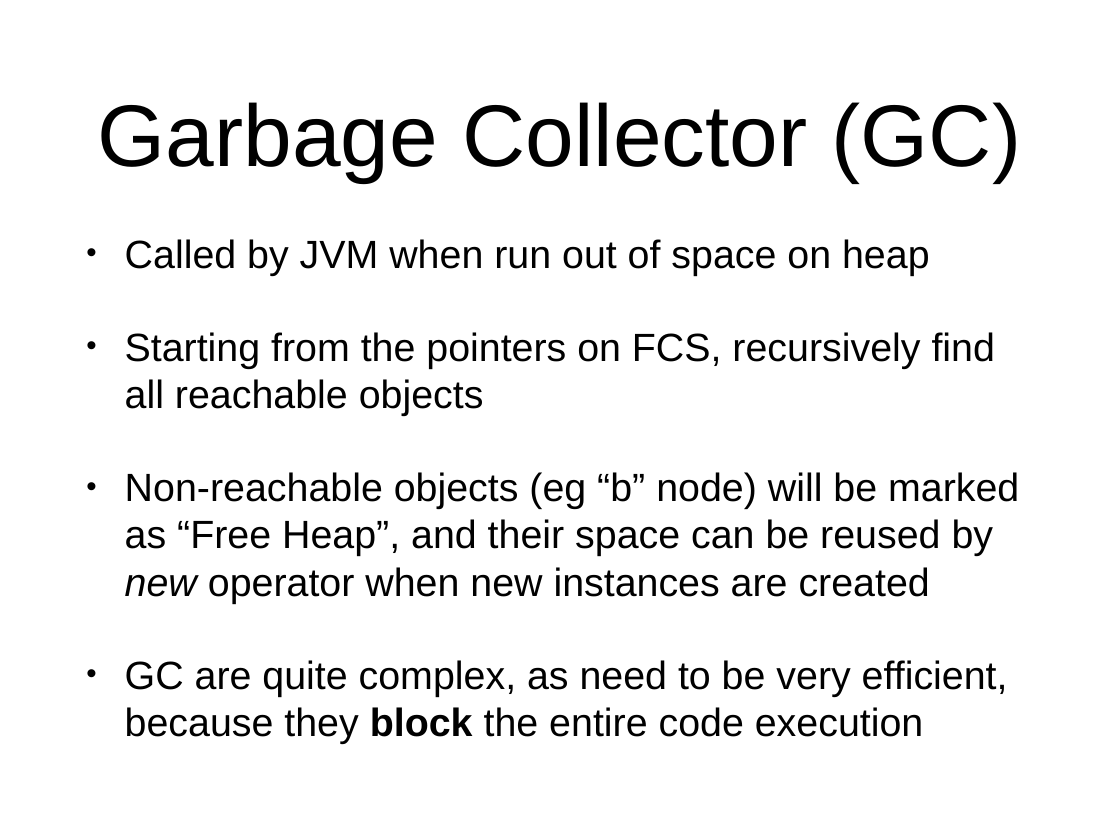
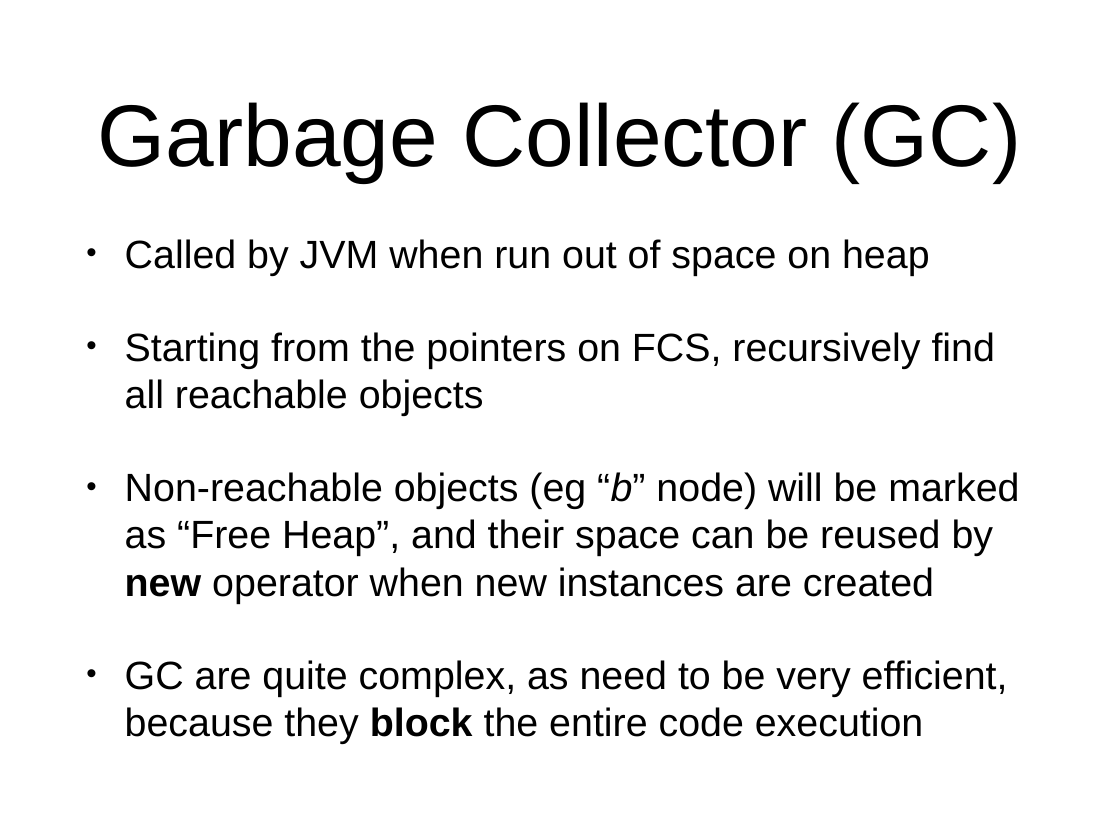
Before and after one commit to arcuri82/algorithms, a slide deck: slide 42 of docs/slides/02/02_stack_queue.pptx (slide 39 before the commit). Drawn at 1120x840 pixels with LibreOffice and Linux fonts; fonts in the diff are those of the drawing. Boxes give left, top, right and bottom in pixels: in the first picture for what was removed or moved away, otherwise in the second. Text is boxed around its words. In the diff, an @@ line names an element or a change of style, - is before the commit and + after.

```diff
--- a/docs/slides/02/02_stack_queue.pptx
+++ b/docs/slides/02/02_stack_queue.pptx
@@ text at (125,472,1019,604): bold on, italic off in "new"; italic on in "“b”" @@
```
Also in this commit, not shown: 3 other slides changed, 21 slides added, 5 slides removed, 2 other files.
